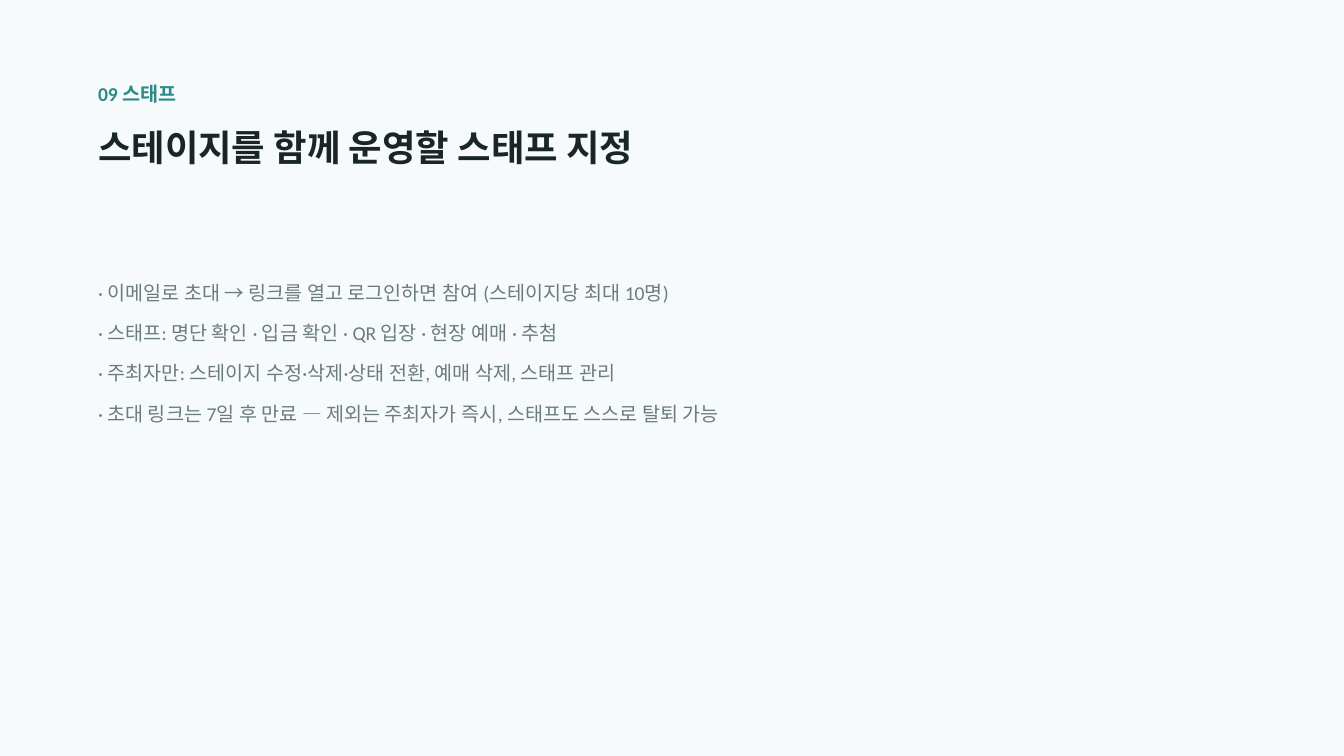
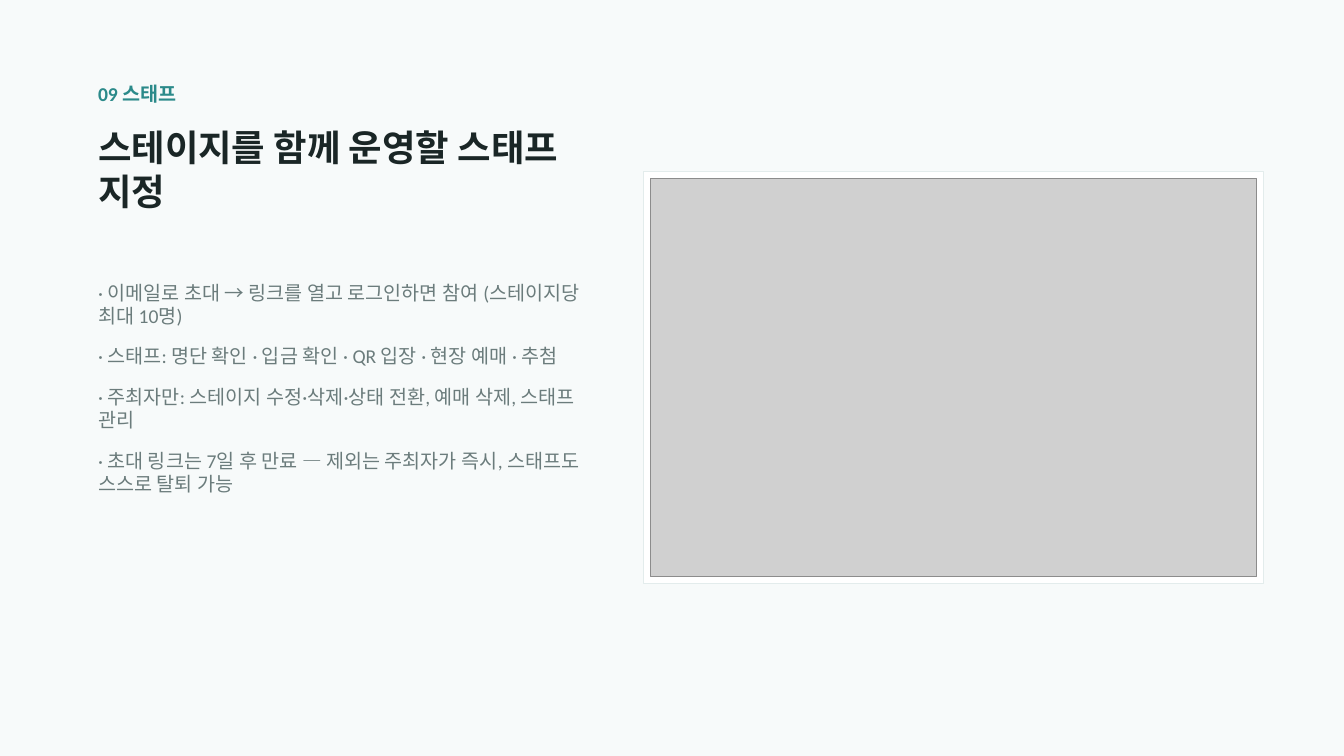
Before and after one commit to stothey0804/ustage, a slide deck: slide 10 of docs/어스테이지-소개.pptx. Drawn at 1344x756 pixels with LibreOffice and Linux fonts; fonts in the diff are those of the drawing; grey boxes stand for pictures. Boxes give left, top, right and bottom in pixels: in the first picture for what was removed or moved away, otherwise in the second. Text is boxed around its words. In the diff, an @@ line names an element or a change of style, - is before the commit and + after.

```diff
--- a/docs/어스테이지-소개.pptx
+++ b/docs/어스테이지-소개.pptx
@@ text "09 스태프" rewrapped from [98, 84, 633, 165] to [98, 84, 558, 209] @@
@@ rectangle added at [644, 171, 1264, 584], fill #FFFFFF, outline #E3ECEC 0.75 pt @@
@@ picture added at [650, 178, 1256, 578] @@
@@ text "· 이메일로 초대 → 링크를 ..." rewrapped from [107, 283, 719, 423] to [98, 283, 579, 493] @@
```
Also in this commit, not shown: 4 other files.
